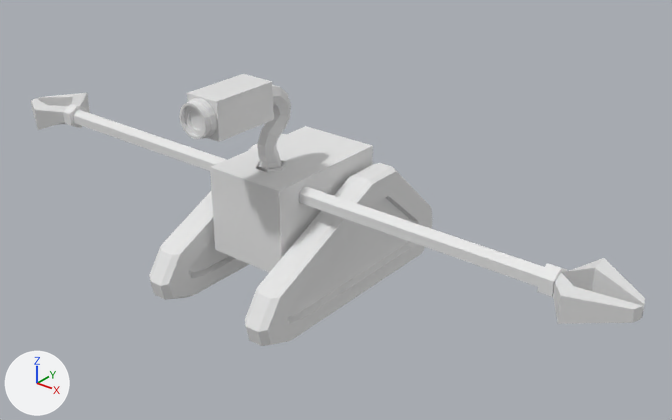
What one commit did to the FBX model Assets/Models/Robot.fbx.
Camera for both pictures: a camera (50 mm lens) standing at (5.51, -6.28, 4.18) and looking at (0.39, 0.11, 0.21). Lighting does not change. The marker at lower left points along +X, +Y and +Z. Where no turn or scale is listed for an object, it has been applied to the vertices.

The scene before the commit, as lines of its bpy script (objects in view):
```python
ob_kaklas = bpy.data.objects.new('kaklas', me_cubeziercurve_005)
ob_kaklas.location = (0.0, -0.377, 0.792)
ob_kaklas_001 = bpy.data.objects.new('kaklas.001', me_cubeziercurve_008)
ob_kaklas_001.location = (0.0, -0.377, 0.792)
ob_kūnas = bpy.data.objects.new('kūnas', me_cube_005)
ob_kūnas.location = (0.0, 0.0, -0.583)
ob_kūnas_001 = bpy.data.objects.new('kūnas.001', me_cube_006)
ob_kūnas_001.location = (0.0, 0.0, -0.583)
ob_ranka_k_001 = bpy.data.objects.new('ranka.k.001', me_cubeziercurve_006)
ob_ranka_k_001.location = (-0.411, -0.402, 0.57)
ob_ranka_k_001.rotation_euler = (-3.142, 0.0, 0.0)  # degrees (-180, 0, 0)
ob_ranka_k_001.scale = (-1.0, -1.0, -1.0)
ob_ranka_k_002 = bpy.data.objects.new('ranka.k.002', me_cubeziercurve_000)
ob_ranka_k_002.location = (0.408, -0.402, 0.57)
```
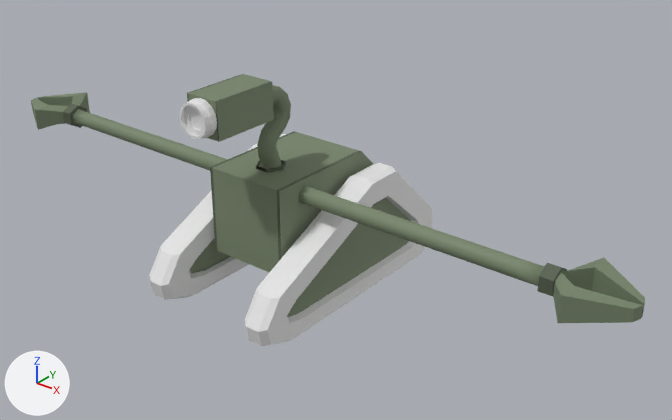
The newer file is also turned or shifted as a whole; pictures and numbers use the older file's frame.

Location of each change, (x1, y1, x2, y2) in pixels of the pictures (672 x 420 px):
'kūnas', reshaped: before (190, 126, 411, 317); after (190, 131, 411, 317)
'kaklas', recoloured, shading changed (white to green): (257, 85, 291, 169) in both
part 2 of me_cubeziercurve_000, recoloured (white to green): (299, 186, 645, 323) in both
part 3 of me_cubeziercurve_000, recoloured: (537, 263, 567, 296) in both
part 4 of me_cube_005, cut back: before (210, 126, 373, 258); after (210, 131, 373, 258)
part 5 of me_cube_005, recoloured (white to green): (190, 140, 411, 317) in both
part 6 of me_cube_005, recoloured: (211, 147, 342, 261) in both
part 7 of me_cubeziercurve_006, recoloured (white to green): (31, 93, 226, 171) in both
part 8 of me_cubeziercurve_006, recoloured: (63, 104, 87, 128) in both
part 9 of me_cubeziercurve_008, recoloured (white to green): (188, 74, 274, 142) in both
part 10 of me_cubeziercurve_008, recoloured: (187, 74, 272, 142) in both

Diff of the bpy script that builds the scene:
```diff
--- a/Assets/Models/Robot.fbx.py
+++ b/Assets/Models/Robot.fbx.py
@@ mat_tamsiai_zalia @@
+mat_tamsiai_zalia = principled_material('tamsiai zalia')
+mat_tamsiai_zalia.base_color = (0.0867, 0.109, 0.0692)  # dark green #535d4a
+mat_tamsiai_zalia.roughness = 0.69
@@ me_cubeziercurve_008 @@
-me_cubeziercurve_008.from_pydata(...)  # 320 vertices, 303 faces; spans x -0.178..0.178, y -0.937..-0.115, z 0.483..0.838
+me_cubeziercurve_008.from_pydata(...)  # 336 vertices, 304 faces; spans x -0.178..0.178, y -0.937..-0.115, z 0.483..0.838
+# me_cubeziercurve_008 part 9: 30 faces spanning x -0.178..0.178, y -0.816..-0.135, z 0.483..0.838 switch from no material to mat_sviesiai_zalia (green #78866b)
+# me_cubeziercurve_008 part 10: 43 faces spanning x -0.178..0.178, y -0.816..-0.115, z 0.483..0.838 switch from no material to mat_tamsiai_zalia (dark green #535d4a)
+me_cubeziercurve_008.materials.append(mat_kamera)  # white #e7e7e7
+me_cubeziercurve_008.materials.append(mat_balta)  # white #e7e7e7
+me_cubeziercurve_008.materials.append(mat_lazeris)  # white #e7e7e7
@@ me_cubeziercurve_000 @@
-me_cubeziercurve_000.from_pydata(...)  # 106 vertices, 102 faces; spans x 0.0..3.24, y -0.35..0.36, z -0.13..0.13
+me_cubeziercurve_000.from_pydata(...)  # 106 vertices, 102 faces; spans x 0.0..3.24, y -0.35..0.36, z -0.13..0.14
+# me_cubeziercurve_000 part 2: 90 of the faces centred in x 0.11..3.22, y -0.23..0.23, z -0.1..0.1 switch from no material to mat_sviesiai_zalia (green #78866b)
+# me_cubeziercurve_000 part 3: all 12 faces centred in x 2.52..2.58, y -0.11..0.11, z -0.1..0.1 switch from no material to mat_tamsiai_zalia (dark green #535d4a)
@@ me_cubeziercurve_006 @@
 # used by ob_ranka_k_001; location = (-0.411, -0.402, 0.57); rotation_euler = (-3.142, 0.0, 0.0), in degrees (-180, 0, 0); scale = (-1.0, -1.0, -1.0)
-me_cubeziercurve_006.from_pydata(...)  # 106 vertices, 102 faces; spans x 0.0..3.24, y -0.35..0.36, z -0.13..0.13
+me_cubeziercurve_006.from_pydata(...)  # 106 vertices, 102 faces; spans x 0.0..3.24, y -0.35..0.36, z -0.13..0.14
+# me_cubeziercurve_006 part 7: 84 of the faces centred in x 0.11..3.22, y -0.23..0.23, z -0.1..0.1 switch from no material to mat_sviesiai_zalia (green #78866b)
+# me_cubeziercurve_006 part 8: all 18 faces centred in x 2.46..2.58, y -0.11..0.11, z -0.1..0.1 switch from no material to mat_tamsiai_zalia (dark green #535d4a)
@@ me_cubeziercurve_005 @@
 me_cubeziercurve_005.from_pydata(...)  # 92 vertices, 96 faces; spans x -0.132..0.131, y -0.272..0.25, z -0.219..0.775
+# me_cubeziercurve_005 part 1: edges marked sharp go from 186 to 0
+me_cubeziercurve_005.materials.append(mat_sviesiai_zalia)  # green #78866b
@@ me_cube_005 @@
-me_cube_005.from_pydata(...)  # 274 vertices, 248 faces; spans x -0.71..0.71, y -1.02..0.99, z 0.19..1.34
+me_cube_005.from_pydata(...)  # 249 vertices, 222 faces; spans x -0.71..0.71, y -1.02..0.99, z 0.19..1.34
+# me_cube_005 part 4
+# 28 vertices are removed from x -0.43..0.43, y -0.74..0.64, z 0.52..1.29
+# 52 faces are deleted
+# 12 vertices in x -0.43..0.43, y 0.6, z 0.43..1.31 move by (0.0, -0.15, 0.0)
+# 7 vertices in x -0.43..0.43, y 0.64, z 0.43..0.64 move by (0.0, 0.17, 0.0)
+# 5 vertices in x -0.43..0.43, y 0.64, z 1.31 move by (0.0, 0.17, -0.35)
+# 3 vertices are added at (0.4, 0.81, 0.64), (0.0, 0.81, 0.64), (-0.4, 0.81, 0.64)
+# 20 new faces join them, mat_sviesiai_zalia (green #78866b)
+# 6 new faces join them, mat_tamsiai_zalia (dark green #535d4a)
+# me_cube_005 part 5: 136 faces spanning x -0.71..0.71, y -1.02..0.99, z 0.19..1.31 switch from mat_material (white #e7e7e7) to mat_sviesiai_zalia (green #78866b)
+# me_cube_005 part 6: 60 faces spanning x -0.43..0.43, y -0.74..0.81, z 0.43..1.34 switch from mat_material (white #e7e7e7) to mat_tamsiai_zalia (dark green #535d4a)
```
